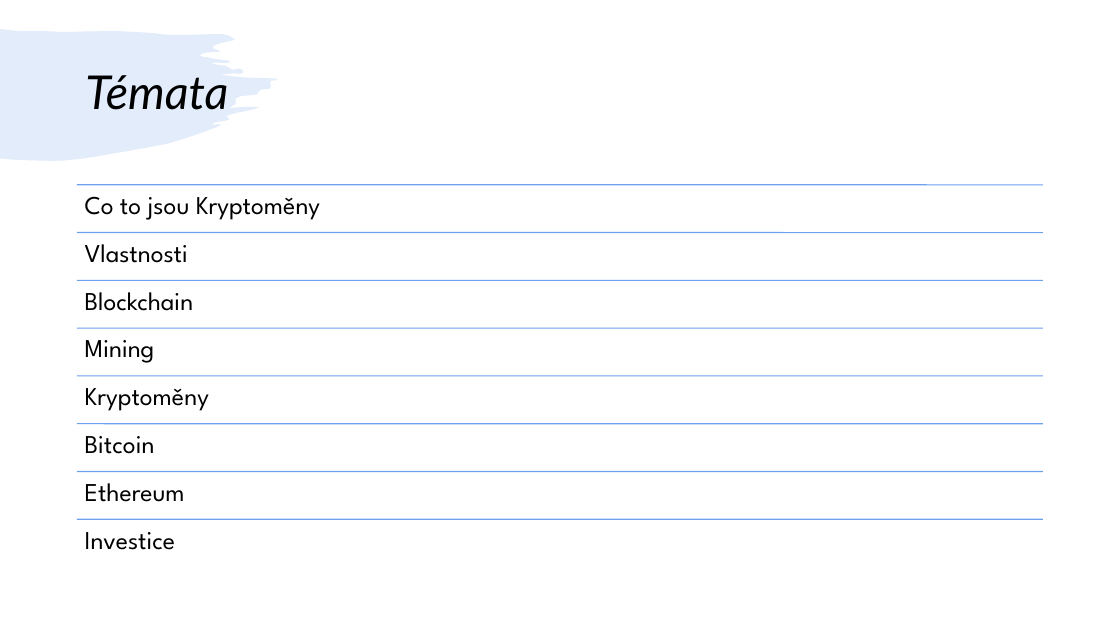
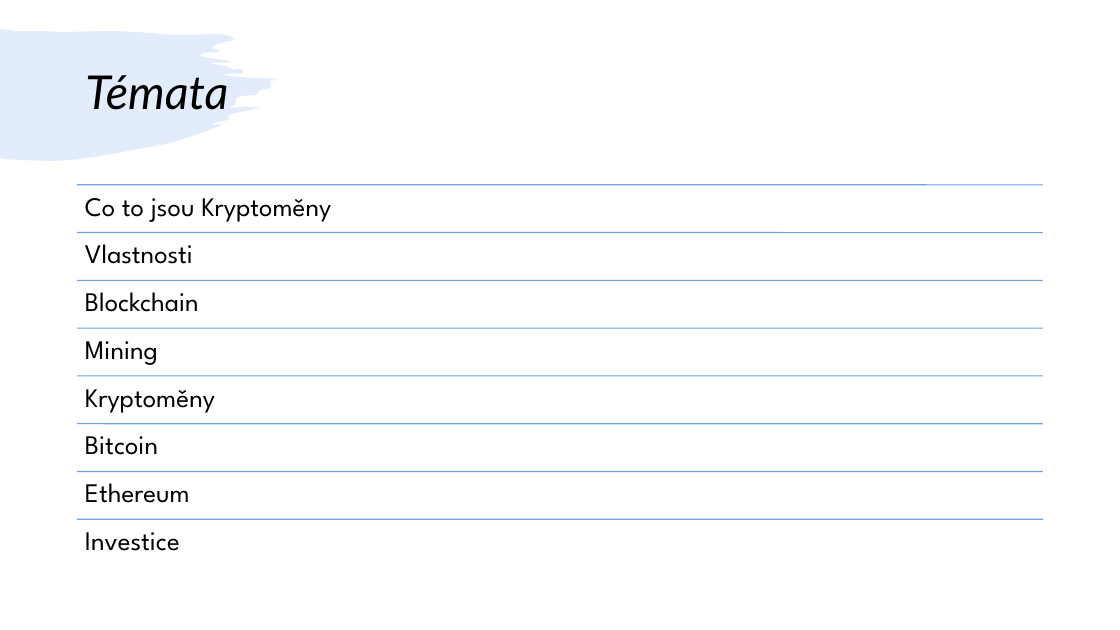
Before and after one commit to kuba384/Jirasek, a slide deck: slide 2 of Presentation.pptx. Drawn at 1120x630 pixels with LibreOffice and Linux fonts; fonts in the diff are those of the drawing. Boxes give left, top, right and bottom in pixels: in the first picture for what was removed or moved away, otherwise in the second. Text is boxed around its words. In the diff, an @@ line names an element or a change of style, - is before the commit and + after.

```diff
--- a/Presentation.pptx
+++ b/Presentation.pptx
@@ size 22 to 23 pt in 8 elements at (85,198,331,222), (85,244,193,264), (85,292,199,312), (85,341,158,365), (85,389,215,413), (85,436,158,455), (85,483,190,503), (85,532,180,551) @@
```
Also in this commit, not shown: 1 slide added.
